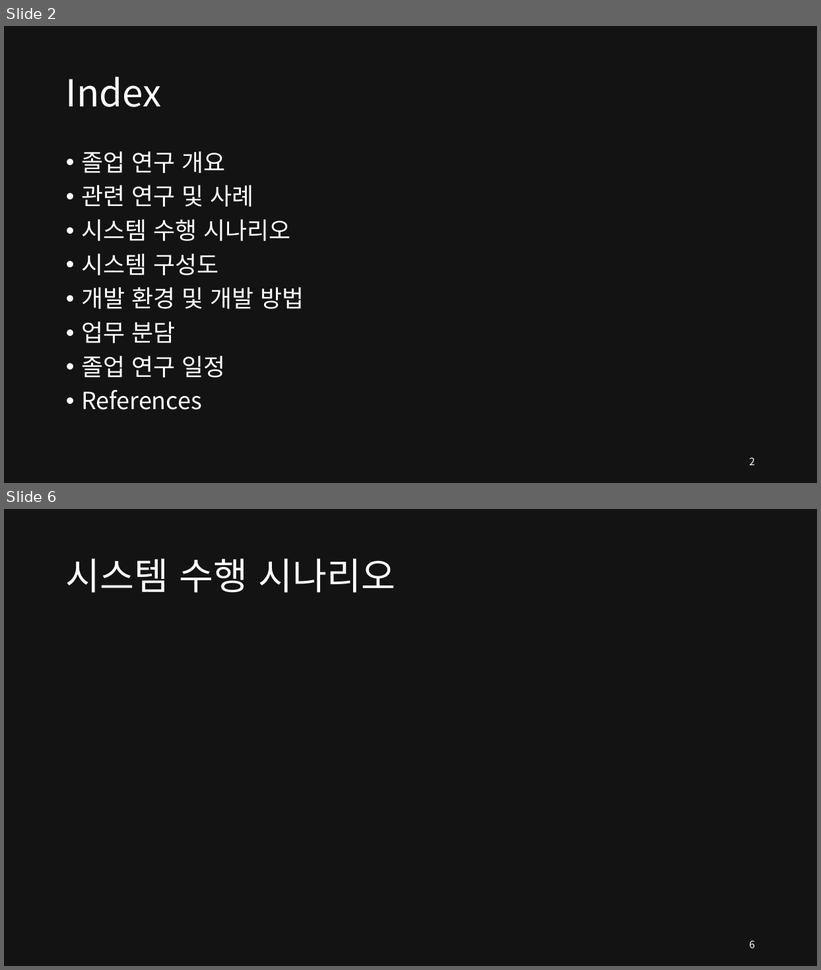
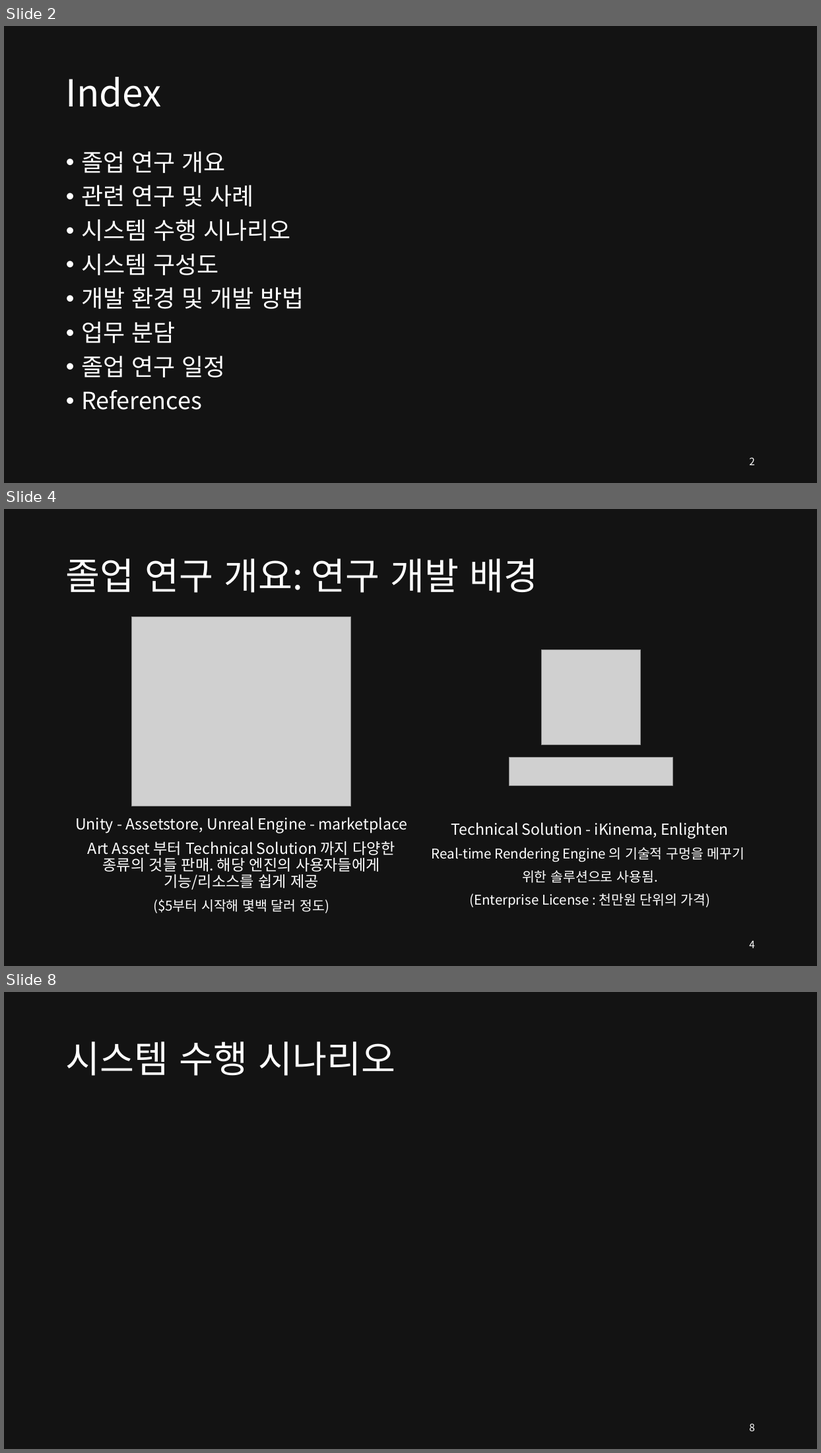
Before and after one commit to SEETHELGIHT/CapstonePlanning, a slide deck: doc/GPU-Accelerated_Ray_Tracing.pptx. Shown one above the other, each under a label of ours: slides 2 and 6 before the commit, slides 2, 4 and 8 after it; the slides between them are not shown. The pictures are 821x970 and 821x1453 pixels, drawn with LibreOffice and Linux fonts; fonts in the diff are those of the drawing; grey boxes stand for pictures. Boxes give left, top, right and bottom in pixels: in the first picture for what was removed or moved away, otherwise in the second. Text is boxed around its words. In the diff, an @@ line names an element or a change of style, - is before the commit and + after.

```diff
--- a/doc/GPU-Accelerated_Ray_Tracing.pptx
+++ b/doc/GPU-Accelerated_Ray_Tracing.pptx
@@ slide 4 added at bbox=[4, 509, 817, 966], background #131313 @@
@@ title added at bbox=[66, 559, 538, 593], 44 pt, text #FFFFFF @@
+졸업 연구 개요: 연구 개발 배경
@@ picture added at bbox=[132, 617, 351, 807] @@
@@ picture added at bbox=[541, 650, 641, 745] @@
@@ picture added at bbox=[509, 757, 673, 786] @@
@@ text added at bbox=[75, 817, 407, 914], 18 pt, text #FFFFFF @@
+Unity - Assetstore, Unreal Engine - marketplace
+Art Asset 부터 Technical Solution 까지 다양한 종류의 것들 판매. 해당 엔진의 사용자들에게 기능/리소스를 쉽게 제공
+($5부터 시작해 몇백 달러 정도)
@@ text added at bbox=[432, 823, 745, 908], 16 pt, text #FFFFFF @@
+Technical Solution - iKinema, Enlighten
+Real-time Rendering Engine 의 기술적 구멍을 메꾸기
+위한 솔루션으로 사용됨.
+(Enterprise License : 천만원 단위의 가격)
@@ page number added at bbox=[749, 941, 755, 949], 12 pt, text #FFFFFF @@
+4
@@ what was slide 6 is now slide 8 @@
@@ page number at bbox=[749, 1424, 755, 1432]: text changed @@
-6
+8
```
Also in this commit, not shown: 9 slides changed, 6 other slides added.
